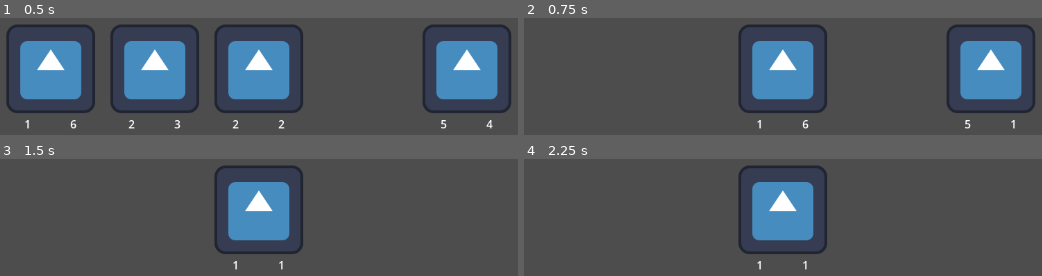
Above: before the commit, frames 1-4 (two rows, left to right).
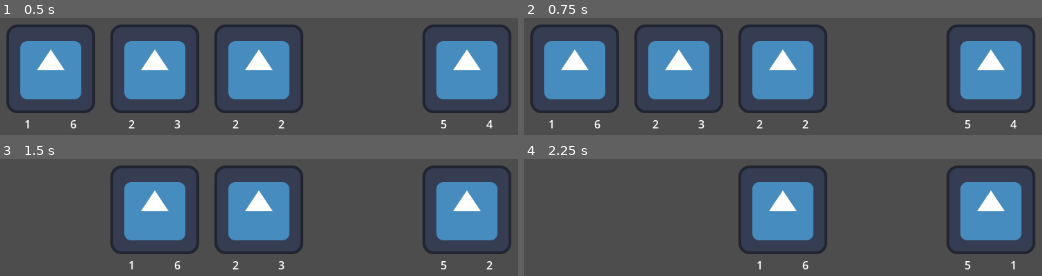
Above: after the commit, the same moments.

Repository: skeeeth/HACKER_AUTO_PETS
Game: Godot game, scene res://Combat Sim/CombatSim.tscn
The game is run twice, just before and just after one commit, with the same random seed, the same clock (stepped at 60 frames per second) and the same inputs. The engine's default icon, where the game draws it, is replaced by a stand-in: a white triangle on a blue panel in a dark square.
Inputs:
- Up to frame 1 (0.5 s): no input
- Up to frame 2 (0.75 s): tap Enter (ui_accept) at 0.5 s; hold Enter (ui_accept) from 0.53 s (still down)
- Up to frame 3 (1.5 s): release Enter (ui_accept) at 1.28 s; tap Enter (ui_accept) at 1.35 s
- Up to frame 4 (2.25 s): tap Enter (ui_accept) at 1.52, 1.82, 2 s; hold Enter (ui_accept) from 2.03 s (still down)

Frame 1 is identical in both runs. In frame 2, 16% of the frame differs, in the area x 1-96%, y 5-95%; in frame 3, 16%; in frame 4, 7.7%.

Commit message:
Added Battle Phases to Simulator and Unit Resources

Diff:
--- a/Combat Sim/CombatSim.tscn
+++ b/Combat Sim/CombatSim.tscn
@@ -2,38 +2,15 @@
 
 [ext_resource type="Script" uid="uid://dfv4x5ov05lhh" path="res://Combat Sim/combat_sim.gd" id="1_pc1ni"]
 [ext_resource type="Script" uid="uid://6i4niaslfrq8" path="res://Resources/UnitData.gd" id="2_ollyq"]
-[ext_resource type="Script" uid="uid://d6hrknb1lvds" path="res://Resources/effectData.gd" id="3_6ysio"]
-[ext_resource type="Resource" uid="uid://bx23qogixbm20" path="res://Resources/Effects/Summon1Unit.tres" id="4_48t8w"]
-[ext_resource type="Resource" uid="uid://hqdb812ddwbw" path="res://Resources/Effects/DealDamageToEnemy.tres" id="5_1jao0"]
-[ext_resource type="Resource" uid="uid://dtftyovtanfad" path="res://Resources/Effects/Give1HealthToPlayer.tres" id="6_dpo5j"]
-[ext_resource type="Resource" uid="uid://ctm2pebphaq81" path="res://Resources/Effects/Gain1AttackToPlayerOnFaint.tres" id="7_hobrl"]
-
-[sub_resource type="Resource" id="Resource_rxb7n"]
-script = ExtResource("2_ollyq")
-metadata/_custom_type_script = "uid://6i4niaslfrq8"
-
-[sub_resource type="Resource" id="Resource_uoxyv"]
-script = ExtResource("2_ollyq")
-health = 3
-metadata/_custom_type_script = "uid://6i4niaslfrq8"
-
-[sub_resource type="Resource" id="Resource_ktgk4"]
-script = ExtResource("2_ollyq")
-attack = 1
-health = 6
-metadata/_custom_type_script = "uid://6i4niaslfrq8"
-
-[sub_resource type="Resource" id="Resource_ollyq"]
-script = ExtResource("2_ollyq")
-attack = 5
-health = 4
-metadata/_custom_type_script = "uid://6i4niaslfrq8"
+[ext_resource type="Resource" uid="uid://ca2uh8w5h7vln" path="res://Resources/Units/Unit1.tres" id="3_hobrl"]
+[ext_resource type="Resource" uid="uid://drdvw7jr2lha0" path="res://Resources/Units/Unit2.tres" id="4_sx1f8"]
+[ext_resource type="Resource" uid="uid://3thnakt2v0ij" path="res://Resources/Units/Unit3.tres" id="5_hb81n"]
+[ext_resource type="Resource" uid="uid://dxd8fem6tyriv" path="res://Resources/Units/Unit4.tres" id="6_sslh6"]
 
 [node name="CombatSim" type="Node2D" unique_id=807734234]
 script = ExtResource("1_pc1ni")
-ally_unit_data = Array[ExtResource("2_ollyq")]([SubResource("Resource_rxb7n"), SubResource("Resource_uoxyv"), SubResource("Resource_ktgk4")])
-enemy_unit_data = Array[ExtResource("2_ollyq")]([SubResource("Resource_ollyq")])
-effectArray = Array[ExtResource("3_6ysio")]([ExtResource("4_48t8w"), ExtResource("5_1jao0"), ExtResource("6_dpo5j"), ExtResource("7_hobrl")])
+ally_unit_data = Array[ExtResource("2_ollyq")]([ExtResource("3_hobrl"), ExtResource("4_sx1f8"), ExtResource("5_hb81n")])
+enemy_unit_data = Array[ExtResource("2_ollyq")]([ExtResource("6_sslh6")])
 step_size = 150
 
 [node name="Camera2D" type="Camera2D" parent="." unique_id=2141505769]
--- a/Combat Sim/combat_sim.gd
+++ b/Combat Sim/combat_sim.gd
@@ -1,19 +1,24 @@
 extends Node2D
 class_name CombatSimManager
+
+enum BattlePhases
+{BATTLE_START, TURN_START, ATTACK, TURN_END, FAINT, BATTLE_END}
+
+var current_battle_phase : BattlePhases
+var current_phase_number : int = -1
 
 ## 5 is the number in SAP could change
 @export var board_size : int = 5
 @export var ally_unit_data : Array[UnitData]
 @export var enemy_unit_data : Array[UnitData]
 
-@export var effectArray : Array[EffectData]
 
 const UNIT_SCENE = preload("uid://brlrr5c85a1dd")
 @export var step_size: int
 
-var playerWon : bool = false
-var enemyWon : bool = false
-var combatOver : bool = false
+var player_won : bool = false
+var enemy_won : bool = false
+var combat_over : bool = false
 
 ## Stacks are FIFO, so index 0 is always the "combat front" unit,
 ## but are displayed visually as 4 and 5 from the left
@@ -33,11 +38,6 @@
 func _create_unit(data:UnitData) -> SimUnit:
 	var new_unit:SimUnit
 	new_unit = UNIT_SCENE.instantiate()
-
-	data.effect = effectArray[randi_range(0, effectArray.size() - 1)]
-
-	print(data.effect.name)
-
 	new_unit.dress(data)
 	new_unit.died.connect(on_unit_death)
 	add_child(new_unit)
@@ -58,10 +58,37 @@
 	#activates when you press the spacebar button
 	#and when there is still players and enemies alive
 	if event.is_action_pressed("ui_accept"):
-		if combatOver == false:
-			advance_step() #DEBUG hotkey
+		if combat_over == false:
+			current_phase_number += 1
+			connect_number_to_phase()
+			phase_action()
+			#advance_step() #DEBUG hotkey
 		else:
 			print("Combat has stopped already")
+
+func connect_number_to_phase():
+	if current_phase_number == 0:
+		current_battle_phase = BattlePhases.BATTLE_START
+	elif current_phase_number == 1:
+		current_battle_phase = BattlePhases.TURN_START
+	elif current_phase_number == 2:
+		current_battle_phase = BattlePhases.ATTACK
+	elif current_phase_number == 3:
+		current_battle_phase = BattlePhases.TURN_END
+	elif current_phase_number == 4:
+		current_phase_number = 1
+		current_battle_phase = BattlePhases.TURN_START
+
+func phase_action():
+	if current_battle_phase == BattlePhases.BATTLE_START:
+		print("Battle has begun")
+	elif current_battle_phase == BattlePhases.TURN_START:
+		print("Turn has begun")
+	elif current_battle_phase == BattlePhases.ATTACK:
+		print("Time to attack")
+		advance_step()
+	elif current_battle_phase == BattlePhases.TURN_END:
+		print("Turn has ended")
 
 
 #var effect_stack:Array[CombatEffect]
@@ -83,12 +110,13 @@
 	enemy_stack.erase(dying_unit)
 
 	#maybe change this logic a bit to diff Win/Loss/Draw
-	if player_stack.size() == 0:
-		enemyWon = true
+	if player_stack.size() == 0 and enemy_stack.size() != 0:
+		enemy_won = true
 		end_combat()
-
-	if enemy_stack.size() == 0:
-		playerWon = true
+	elif player_stack.size() != 0 and enemy_stack.size() == 0:
+		player_won = true
+		end_combat()
+	elif player_stack.size() == 0 and enemy_stack.size() == 0:
 		end_combat()
 
 	_arrange_units()
@@ -97,5 +125,5 @@
 
 
 func end_combat():
-	combatOver = true
+	combat_over = true
 	print("Combat Over")
--- /dev/null
+++ b/Resources/Units/Unit1.tres
@@ -0,0 +1,9 @@
+[gd_resource type="Resource" script_class="UnitData" format=3 uid="uid://ca2uh8w5h7vln"]
+
+[ext_resource type="Resource" uid="uid://hqdb812ddwbw" path="res://Resources/Effects/DealDamageToEnemy.tres" id="1_8e22l"]
+[ext_resource type="Script" uid="uid://6i4niaslfrq8" path="res://Resources/UnitData.gd" id="1_u6xji"]
+
+[resource]
+script = ExtResource("1_u6xji")
+effect = ExtResource("1_8e22l")
+metadata/_custom_type_script = "uid://6i4niaslfrq8"
--- /dev/null
+++ b/Resources/Units/Unit2.tres
@@ -0,0 +1,10 @@
+[gd_resource type="Resource" script_class="UnitData" format=3 uid="uid://drdvw7jr2lha0"]
+
+[ext_resource type="Resource" uid="uid://hqdb812ddwbw" path="res://Resources/Effects/DealDamageToEnemy.tres" id="1_lerg1"]
+[ext_resource type="Script" uid="uid://6i4niaslfrq8" path="res://Resources/UnitData.gd" id="1_ssshu"]
+
+[resource]
+script = ExtResource("1_ssshu")
+health = 3
+effect = ExtResource("1_lerg1")
+metadata/_custom_type_script = "uid://6i4niaslfrq8"
--- /dev/null
+++ b/Resources/Units/Unit3.tres
@@ -0,0 +1,11 @@
+[gd_resource type="Resource" script_class="UnitData" format=3 uid="uid://3thnakt2v0ij"]
+
+[ext_resource type="Resource" uid="uid://dtftyovtanfad" path="res://Resources/Effects/Give1HealthToPlayer.tres" id="1_ar660"]
+[ext_resource type="Script" uid="uid://6i4niaslfrq8" path="res://Resources/UnitData.gd" id="2_8tvhj"]
+
+[resource]
+script = ExtResource("2_8tvhj")
+attack = 1
+health = 6
+effect = ExtResource("1_ar660")
+metadata/_custom_type_script = "uid://6i4niaslfrq8"
--- /dev/null
+++ b/Resources/Units/Unit4.tres
@@ -0,0 +1,11 @@
+[gd_resource type="Resource" script_class="UnitData" format=3 uid="uid://dxd8fem6tyriv"]
+
+[ext_resource type="Script" uid="uid://6i4niaslfrq8" path="res://Resources/UnitData.gd" id="1_3s2ih"]
+[ext_resource type="Resource" uid="uid://hqdb812ddwbw" path="res://Resources/Effects/DealDamageToEnemy.tres" id="1_a5wqo"]
+
+[resource]
+script = ExtResource("1_3s2ih")
+attack = 5
+health = 4
+effect = ExtResource("1_a5wqo")
+metadata/_custom_type_script = "uid://6i4niaslfrq8"
--- a/Resources/effectData.gd
+++ b/Resources/effectData.gd
@@ -1,13 +1,16 @@
 extends Resource
 class_name EffectData
 
-enum triggerStates {BATTLE_START, FAINT, TURN_START}
-enum effectTypes {DAMAGE, GIVE, SUMMON, GAIN}
-enum targets {PLAYER, ENEMY}
+enum TriggerStates {BATTLE_START, FAINT, TURN_START}
+enum EffectTypes {DAMAGE, GIVE, SUMMON, GAIN}
+enum Targets {PLAYER, ENEMY}
 
 @export var name : String
-@export var triggerState : triggerStates
-@export var effectType : effectTypes
+@export var trigger_state : TriggerStates
+@export var effect_type : EffectTypes
 @export var magnitude : int
-@export var target : targets
-@export var triggerAmount : int
+@export var target : Targets
+@export var trigger_amount : int
+
+func use_effect() -> void:
+	pass
